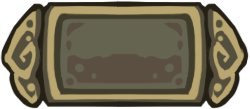
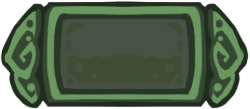
Layered file, before and after one edit (250 × 109). Changes by layer:
added layer "Layer 2 copy" above "Layer 2" over [1, 1, 248, 108]
hid "Layer 2" over [1, 1, 248, 108]
hid "Layer 1" over [2, 1, 123, 108]
